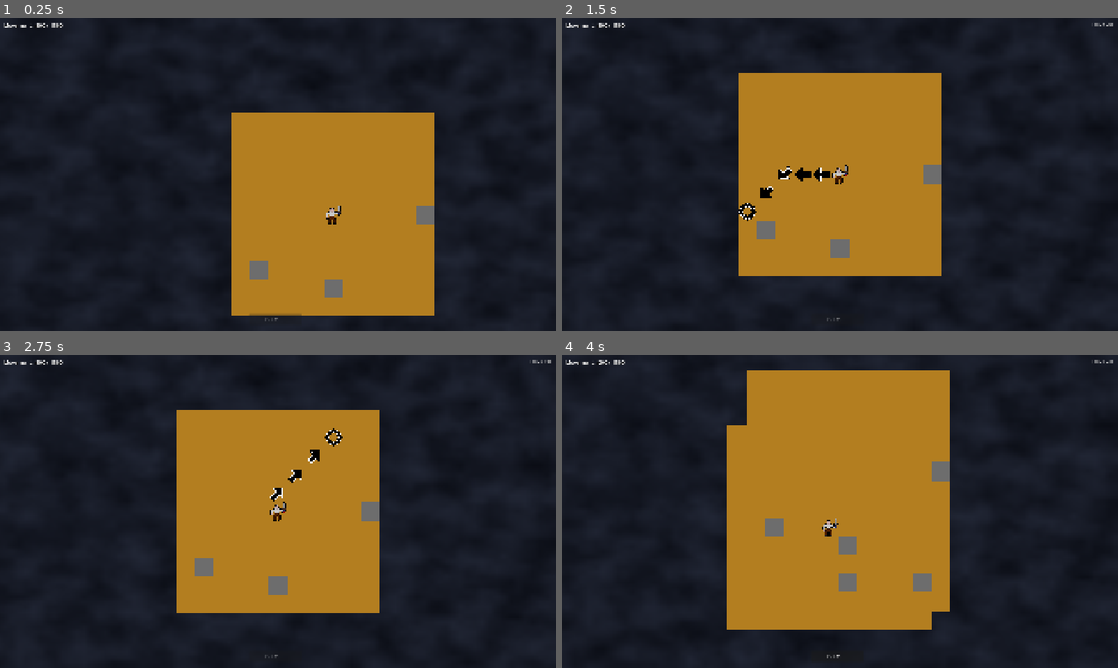
Above: before the commit, frames 1-4 (two rows, left to right).
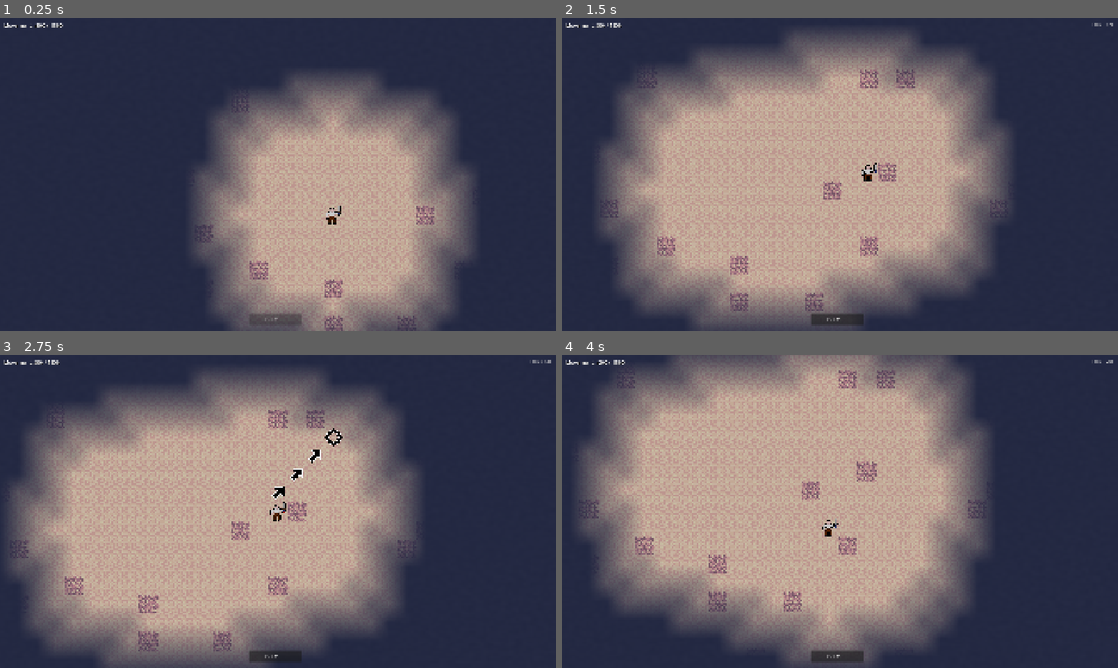
Above: after the commit, the same moments.

Repository: Grayger26/hexagon
Game: Godot game, scene res://scenes/adventure_map/AdventureMap.tscn
Two runs of this game, one before a commit and one after it. Both use one fixed random seed, a clock stepped at 60 frames per second and the inputs below. This scene is started directly instead of the project's main scene.
Inputs (mouse positions are in pixels of both pictures, inside the frame that each line leads up to):
- Up to frame 1 (0.25 s): no input
- Up to frame 2 (1.5 s): tap Enter at 0.5 s; move the mouse to (962, 158) at 0.52 s; hold D 0.53-1.25 s; click (962, 158) at 0.67 s; drag from (728, 190) to (812, 237) at 1.27 s
- Up to frame 3 (2.75 s): move the mouse to (333, 442) at 2.02 s; hold D from 2.03 s (still down)
- Up to frame 4 (4 s): release D at 2.75 s; click (834, 655) at 2.75 s, where only the run after the commit has a clickable "End Turn"; tap Space at 3.5 s; drag from (812, 574) to (673, 464) at 3.52 s

The runs differ from the first frame. In frame 1, 86% of the frame differs, in the area x 0-100%, y 0-100%; in frame 2, 91%; in frame 3, 91%; in frame 4, 93%.

Commit message:
fog updates

Diff:
--- a/scripts/adventure_map/AdventureMap.gd
+++ b/scripts/adventure_map/AdventureMap.gd
@@ -56,6 +56,10 @@
 const FOG_UNSEEN:    float = 0.0   # fully opaque
 const FOG_EXPLORED:  float = 1.0   # fully clear — same as visible
 
+## Distance (in tiles) over which the fog red-channel fades from 1.0 down to 0.0.
+## Larger values = a wider, smoother transition zone around explored-area edges.
+const SMOOTH_RADIUS: int = 3
+
 
 # ── STATE ────────────────────────────────────────────────────────────────────────
 
@@ -72,7 +76,8 @@
 var _blocked_tiles: Array[Vector2i] = []
 var _path: Array[Vector2i] = []             # full A* path from player to hovered tile
 var _reachable_path: Array[Vector2i] = []   # prefix truncated by movement budget
-var _pathfinding_blocked: Array[Vector2i] = []  # obstacles + unexplored fog tiles
+var _pathfinding_blocked: Array[Vector2i] = []  # obstacles + unreachable fog tiles
+var _moveable_tiles: Dictionary = {}         # explored + gradient zone — set during _update_fog()
 
 # ── CHILD NODES ──────────────────────────────────────────────────────────────────
 
@@ -180,6 +185,10 @@
 	_fog_sprite.name = "FogSprite"
 	_fog_sprite.z_index = 0  # above terrain, below path/player
 	_fog_sprite.centered = false
+	# Linear filtering makes the 1px-per-tile fog image smoothly interpolate
+	# between adjacent pixels — softens the gradient so it doesn't look
+	# like hard tile-to-tile steps. The noise sampler is unaffected.
+	_fog_sprite.texture_filter = CanvasItem.TEXTURE_FILTER_LINEAR
 	_fog_sprite.scale = Vector2(
 		SquareGrid.TILE_SIZE * MAP_SCALE,
 		SquareGrid.TILE_SIZE * MAP_SCALE
@@ -191,15 +200,17 @@
 	_fog_image.fill(Color(0, 0, 0, 1))
 	_fog_sprite.texture = ImageTexture.create_from_image(_fog_image)
 
-	# --- Noise texture for organic fog appearance ---
+	# --- Noise texture for organic fog texture ---
+	# Higher frequency (0.35) + larger texture (256×256) gives finer
+	# mist detail so it doesn't feel like large "too close" blobs.
 	var noise := FastNoiseLite.new()
 	noise.noise_type = FastNoiseLite.TYPE_SIMPLEX_SMOOTH
-	noise.frequency = 0.12
+	noise.frequency = 0.35
 
 	var noise_texture := NoiseTexture2D.new()
 	noise_texture.noise = noise
-	noise_texture.width = 128
-	noise_texture.height = 128
+	noise_texture.width = 256
+	noise_texture.height = 256
 	noise_texture.seamless = true
 
 	# --- Shader material ---
@@ -289,60 +300,106 @@
 
 
 func _get_visible_tiles(center: Vector2i, radius: int) -> Array[Vector2i]:
-	## Return all in-bounds tiles within Chebyshev distance ≤ radius of center.
+	## Return all in-bounds tiles within Euclidean distance ≤ radius of center.
+	## Euclidean gives a round reveal area (Chebyshev would be square).
+	var radius_sq: int = radius * radius
 	var tiles: Array[Vector2i] = []
 	for x in range(center.x - radius, center.x + radius + 1):
 		for y in range(center.y - radius, center.y + radius + 1):
 			var tile := Vector2i(x, y)
-			if _is_in_bounds(tile) and SquareGrid.chebyshev_distance(tile, center) <= radius:
+			if not _is_in_bounds(tile):
+				continue
+			var dx: int = tile.x - center.x
+			var dy: int = tile.y - center.y
+			if dx * dx + dy * dy <= radius_sq:
 				tiles.append(tile)
 	return tiles
 
 
 func _update_fog() -> void:
-	## Recompute visibility from the current player position and draw the fog image.
-	## Uses the red channel as a transparency mask consumed by the fog shader.
+	## Recompute visibility from the current player position and draw the fog image
+	## with a smooth gradient border at the explored/unexplored boundary.
+	##
+	## The fog image uses the red channel as a transparency mask:
+	##   r=1.0 → shader subtracts from alpha → fully clear
+	##   r=0.0 → shader keeps alpha at 1.0    → fully opaque (fogged)
+	##   r=0.0..1.0 → gradient blend zone at the explored frontier
+	##
+	## A BFS starting from every explored tile feathers the red value outward
+	## over SMOOTH_RADIUS tiles, so the fog fades in gradually rather than
+	## cutting off sharply at tile boundaries.
 	if not is_instance_valid(_fog_sprite):
 		return
 
-	# Track explored tiles for save/load persistence
+	# 1. Record newly visible tiles so they persist across turns
 	var visible_tiles: Array[Vector2i] = _get_visible_tiles(player_tile, VISION_RADIUS)
 	for vt: Vector2i in visible_tiles:
 		if not vt in GameState.explored_tiles:
 			GameState.explored_tiles.append(vt)
 
-	# Build a fast explored lookup
+	# 2. Build a fast explored lookup
 	var explored: Dictionary = {}
 	for et: Vector2i in GameState.explored_tiles:
 		explored[et] = true
 
-	# Draw the fog image from scratch: each pixel encodes visibility in the red channel.
-	# The shader maps:  r=1 → fully transparent (visible), r=0 → fully opaque (unseen).
+	# 3. Initialise the fog image: explored=1.0, unexplored=0.0
 	for x: int in range(MAP_COLS):
 		for y: int in range(MAP_ROWS):
 			var tile := Vector2i(x, y)
-			var red: float
-
-			if explored.has(tile):
-				red = FOG_EXPLORED   # 1.0 — fully clear
-			else:
-				red = FOG_UNSEEN     # 0.0 — fully fogged
-
+			var red: float = FOG_EXPLORED if explored.has(tile) else FOG_UNSEEN
 			_fog_image.set_pixel(x, y, Color(red, red, red, 1.0))
+
+	# 4. BFS from the explored frontier to create a smooth gradient.
+	#    Each step outward from an explored tile reduces the red value,
+	#    creating a gradual fade over SMOOTH_RADIUS tiles.
+	var queue: Array[Vector2i] = []
+	queue.assign(GameState.explored_tiles)
+	var dist: Dictionary = {}
+	for et: Vector2i in GameState.explored_tiles:
+		dist[et] = 0
+
+	var idx: int = 0
+	while idx < queue.size():
+		var current: Vector2i = queue[idx]
+		idx += 1
+		var d: int = dist[current] as int
+		if d >= SMOOTH_RADIUS:
+			continue
+
+		for nb: Vector2i in SquareGrid.get_neighbours(current):
+			if not _is_in_bounds(nb):
+				continue
+			if dist.has(nb):
+				continue
+			dist[nb] = d + 1
+			queue.append(nb)
+			var red: float = 1.0 - float(d + 1) / float(SMOOTH_RADIUS)
+			_fog_image.set_pixel(nb.x, nb.y, Color(red, red, red, 1.0))
+
+	# 5. Build the moveable set for input + pathfinding.
+	#    Include all explored tiles and gradient neighbours where the red
+	#    value is still > 0. The outermost BFS ring (distance == SMOOTH_RADIUS)
+	#    gets red=0.0 (fully fogged) — those tiles stay blocked to prevent
+	#    clicking into solid fog beyond the blend zone.
+	_moveable_tiles = {}
+	for tile: Variant in dist:
+		if (dist[tile] as int) < SMOOTH_RADIUS:
+			_moveable_tiles[tile as Vector2i] = true
 
 	_fog_sprite.texture = ImageTexture.create_from_image(_fog_image)
 	EventBus.fog_updated.emit(visible_tiles)
 
-	# Rebuild pathfinding blocked cache to exclude unexplored tiles
+	# Rebuild pathfinding blocked cache to exclude unreachable fog tiles
 	_rebuild_pathfinding_blocked()
 
 
 func _rebuild_pathfinding_blocked() -> void:
-	## Combine obstacles and unexplored tiles into one blocked set for pathfinding.
-	## This prevents the player from pathfinding through fog.
-	var explored: Dictionary = {}
-	for et: Vector2i in GameState.explored_tiles:
-		explored[et] = true
+	## Combine obstacles and non-moveable tiles into one blocked set for pathfinding.
+	## A tile is moveable if it's explored OR within SMOOTH_RADIUS of an explored tile
+	## (the gradient/blend zone). Everything else is blocked.
+	## This lets the player pathfind and click through the smooth border zone.
+	if _moveable_tiles.is_empty():
+		return
 
 	var blocked_dict: Dictionary = {}
 	for bt: Vector2i in _blocked_tiles:
@@ -351,7 +408,7 @@
 	for x: int in range(MAP_COLS):
 		for y: int in range(MAP_ROWS):
 			var tile := Vector2i(x, y)
-			if not explored.has(tile) and not blocked_dict.has(tile):
+			if not _moveable_tiles.has(tile) and not blocked_dict.has(tile):
 				result.append(tile)
 
 	_pathfinding_blocked = result
@@ -440,11 +497,12 @@
 
 	_tile_info.text = "Tile: %s" % [str(tile)]
 
-	# No path if hovering the player's tile, a fogged tile, or an obstacle
+	# No path if hovering the player's tile, an obstacle, or a tile
+	# beyond the moveable frontier (explored + gradient blend zone).
 	if tile == player_tile or tile in _blocked_tiles:
 		return
 
-	if not tile in GameState.explored_tiles:
+	if not _moveable_tiles.has(tile):
 		return
 
 	# Compute full A* path
@@ -503,7 +561,7 @@
 	if tile in _blocked_tiles:
 		return
 
-	if not tile in GameState.explored_tiles:
+	if not _moveable_tiles.has(tile):
 		return
 
 	# If there's a cached path and the clicked tile is in the reachable prefix,
--- a/shaders/fog_of_war.gdshader
+++ b/shaders/fog_of_war.gdshader
@@ -14,11 +14,15 @@
 	// Red channel subtracts from alpha — reveals terrain underneath
 	t.a -= t.r;
 
-	// Dark, dense fog colour with noise-based variation
-	// Darker base gives a heavier, more opaque feel
-	const vec3 FOG_DARK  = vec3(0.04, 0.05, 0.08);
-	const vec3 FOG_LIGHT = vec3(0.14, 0.16, 0.22);
-	t.rgb = mix(FOG_DARK, FOG_LIGHT, n.r);
+	// Dense, heavy fog — deep blue-grey that feels thick and solid.
+	// Very tightly compressed noise range (0.37–0.63) so the colour is
+	// almost uniform — the fog reads as a single dense mass with just
+	// a whisper of organic texture to avoid a flat look.
+	const vec3 FOG_DARK  = vec3(0.10, 0.12, 0.22);
+	const vec3 FOG_LIGHT = vec3(0.18, 0.20, 0.30);
+	// Minimal noise influence: the fog stays nearly the same colour
+	// everywhere, making it feel consistently filled and substantial.
+	t.rgb = mix(FOG_DARK, FOG_LIGHT, n.r * 0.26 + 0.37);
 
 	COLOR = t;
 }
Binary file changed: assets/tilemaps/path_arrows.png
Binary file changed: assets/tilemaps/square_tiles.png
Not shown, added: assets/tilemaps/.DS_Store
Not shown, changed: docs/development/Session_Handoff.md
